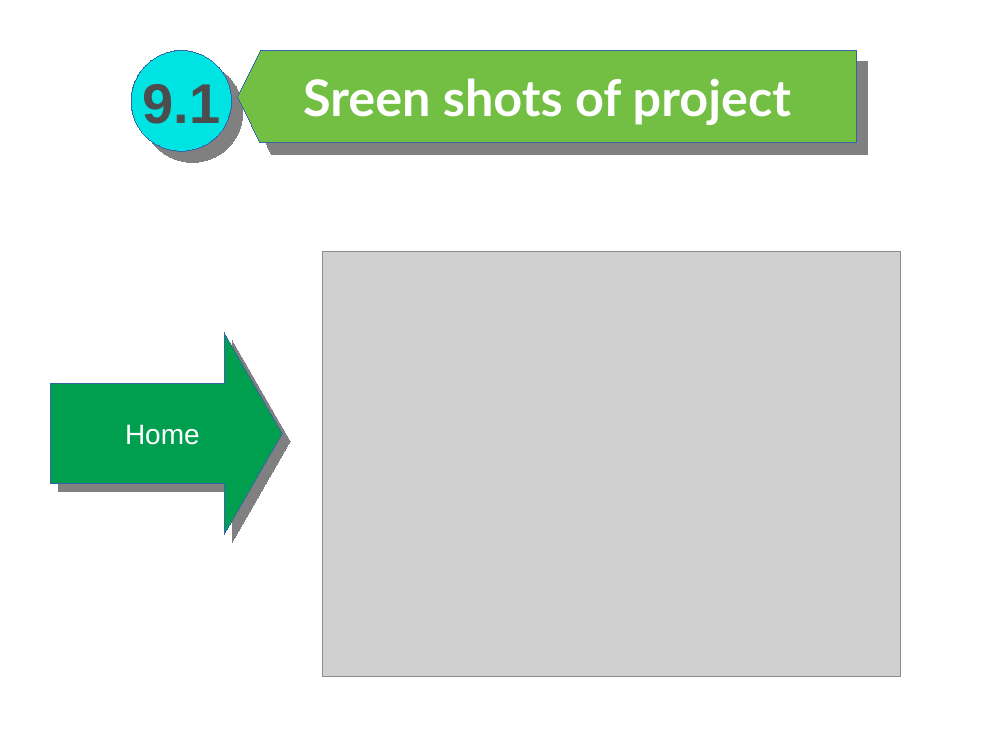
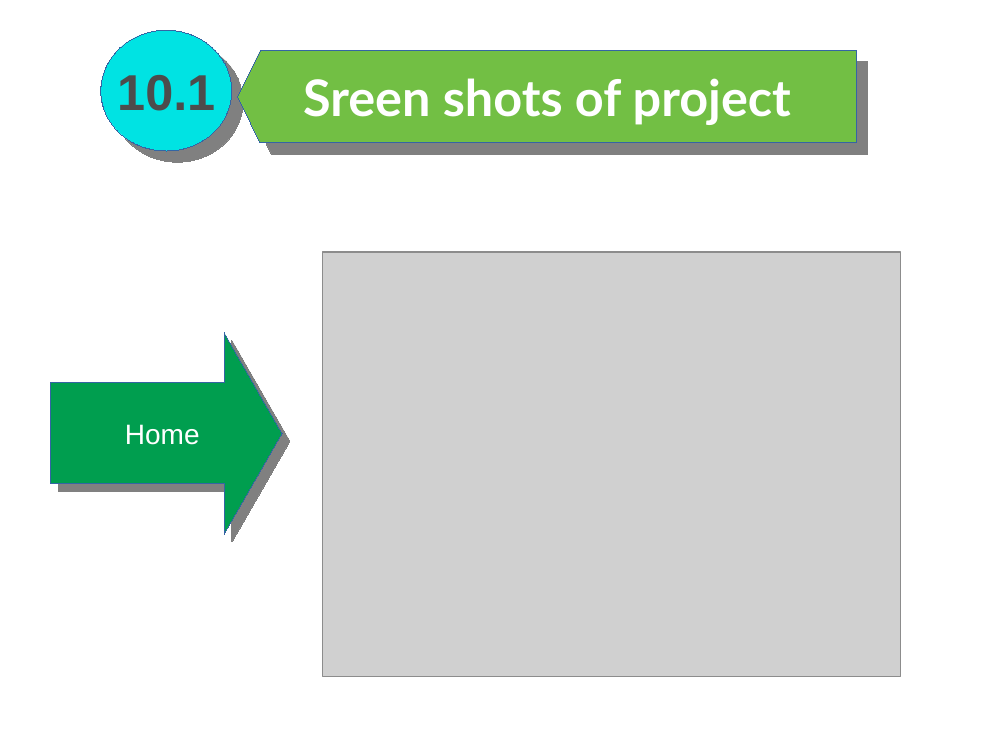
Before and after one commit to Mazedul1737820124/Puzzle-games-for-linux, a slide deck: slide 12 of Presentation.pptx (slide 11 before the commit). Drawn at 1008x756 pixels with LibreOffice and Linux fonts; fonts in the diff are those of the drawing; grey boxes stand for pictures. Boxes give left, top, right and bottom in pixels: in the first picture for what was removed or moved away, otherwise in the second. Text is boxed around its words. In the diff, an @@ line names an element or a change of style, - is before the commit and + after.

```diff
--- a/Presentation.pptx
+++ b/Presentation.pptx
@@ ellipse "10.1": place and size @@
-ellipse "10.1" at box(131, 50, 232, 151)
+ellipse "10.1" at box(101, 30, 232, 151)
@@ text in ellipse at box(117, 75, 215, 111): text changed; size 40 to 36 pt @@
-9.1
+10.1
```
Also in this commit, not shown: 15 other slides changed, 1 slide added.
